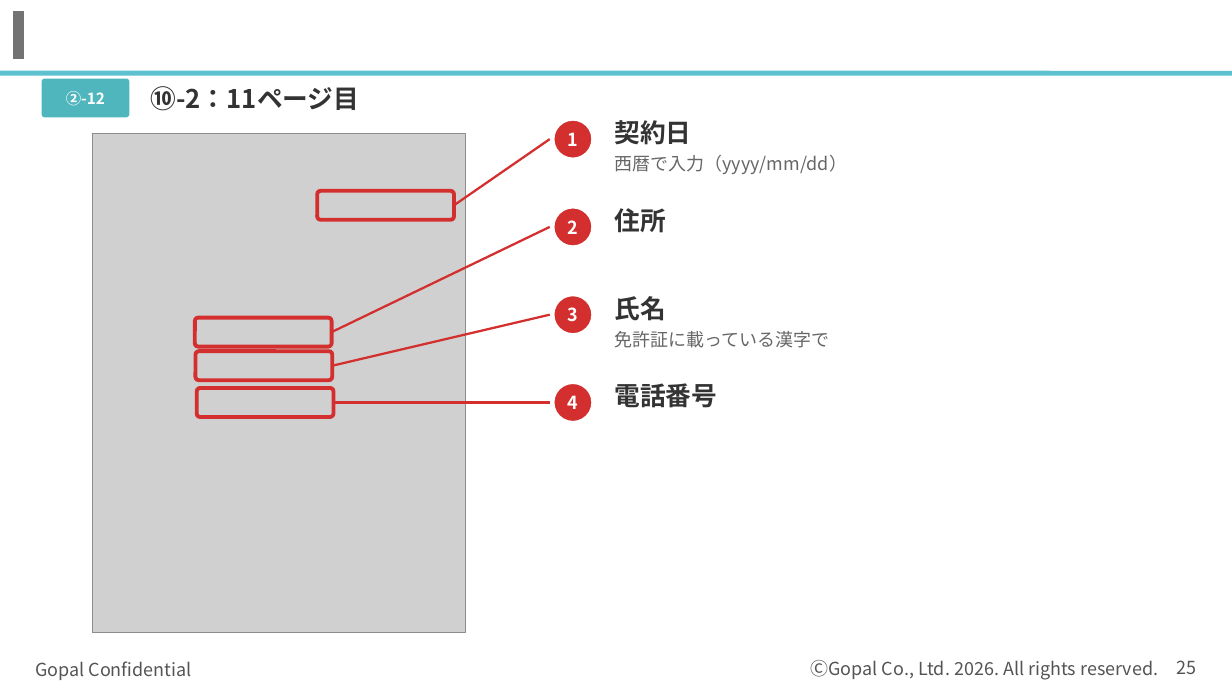
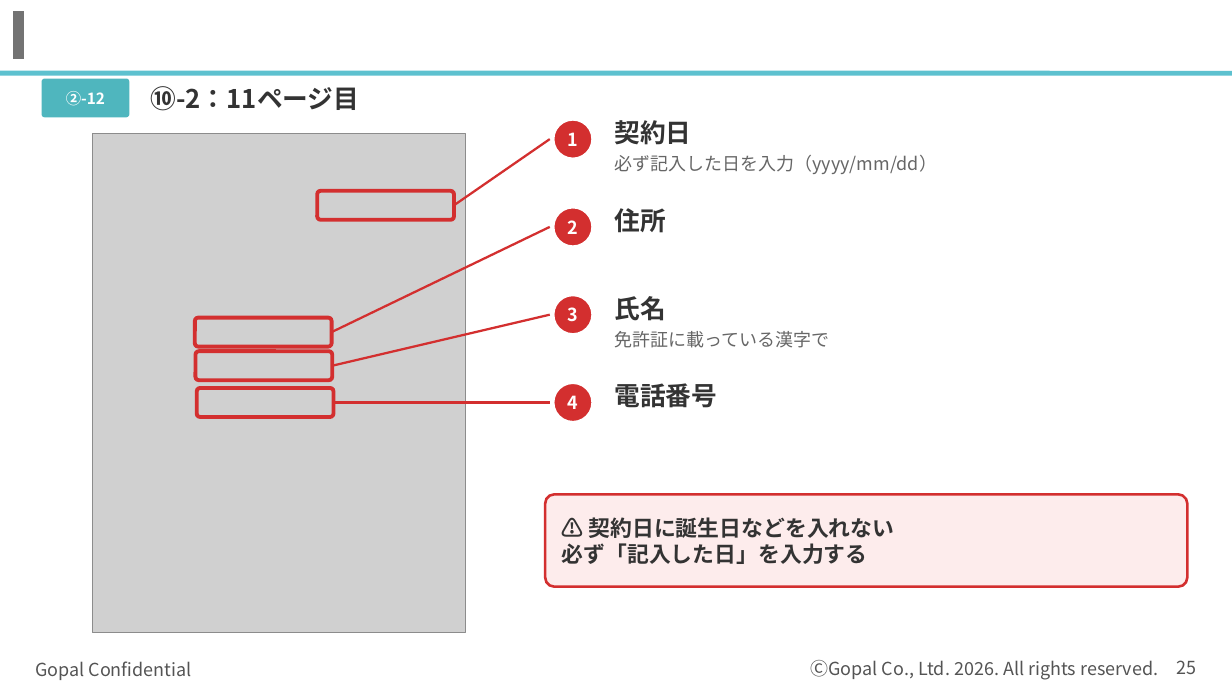
Before and after one commit to kagayugopal-eng/tamu, a slide deck: slide 25 of out/登録の流れ_書類準備まで.pptx. Drawn at 1232x693 pixels with LibreOffice and Linux fonts; fonts in the diff are those of the drawing; grey boxes stand for pictures; background and template pictures are left out. Boxes give left, top, right and bottom in pixels: in the first picture for what was removed or moved away, otherwise in the second. Text is boxed around its words. In the diff, an @@ line names an element or a change of style, - is before the commit and + after.

```diff
--- a/out/登録の流れ_書類準備まで.pptx
+++ b/out/登録の流れ_書類準備まで.pptx
@@ text at [614,155,937,174]: text changed @@
-西暦で入力（yyyy/mm/dd）
+必ず記入した日を入力（yyyy/mm/dd）
@@ rounded rectangle added at [545,494,1188,587], fill #FDECEC, outline #D32F2F 2 pt, 17 pt, text #333333, bold @@
+⚠ 契約日に誕生日などを入れない
+必ず「記入した日」を入力する
```
Also in this commit, not shown: 1 other slide changed.
